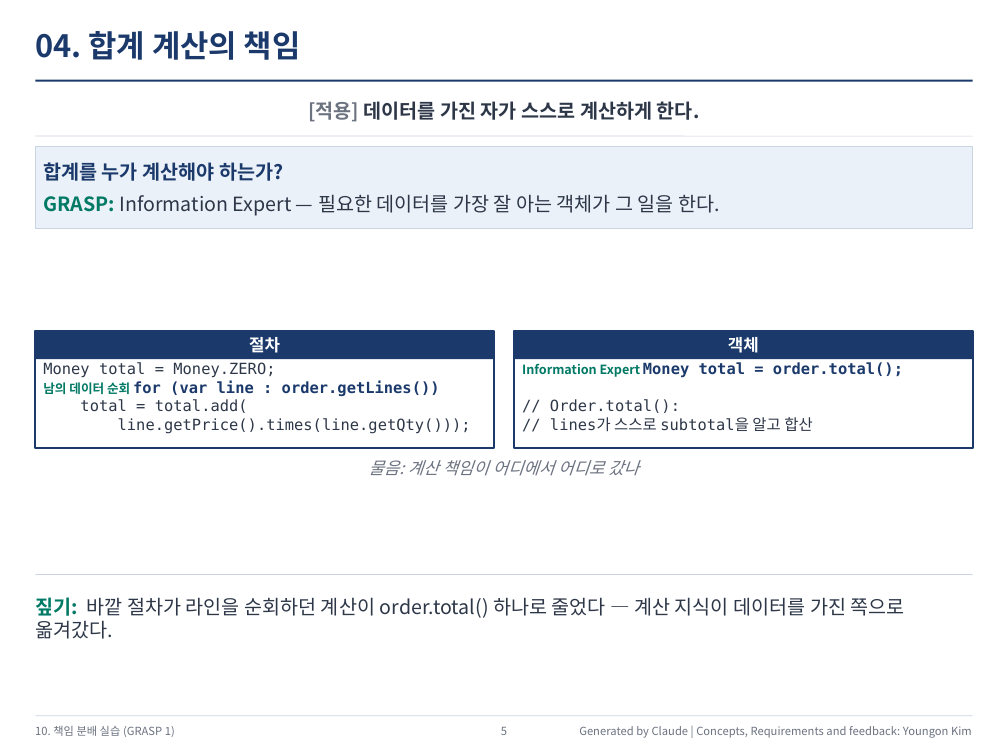
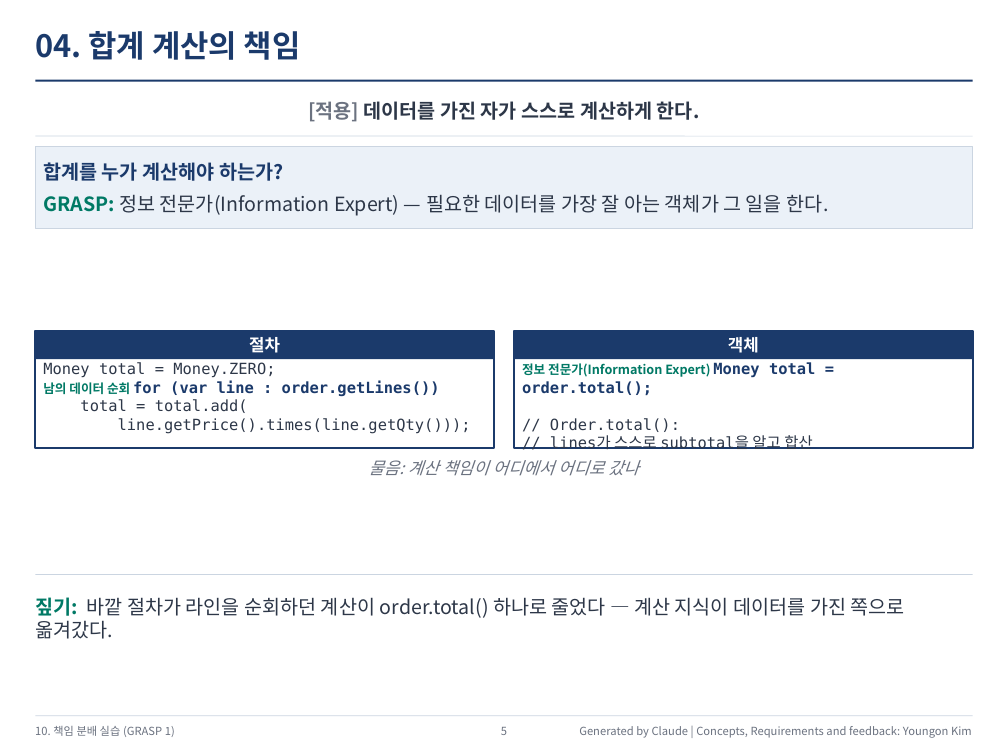
Before and after one commit to YoungSan77/TrainingMaterials, a slide deck: slide 5 of courses/ooad/out/Course_Session10_Output.pptx. Drawn at 1008x756 pixels with LibreOffice and Linux fonts; fonts in the diff are those of the drawing. Boxes give left, top, right and bottom in pixels: in the first picture for what was removed or moved away, otherwise in the second. Text is boxed around its words. In the diff, an @@ line names an element or a change of style, - is before the commit and + after.

```diff
--- a/courses/ooad/out/Course_Session10_Output.pptx
+++ b/courses/ooad/out/Course_Session10_Output.pptx
@@ text in rectangle at (43,194,828,216): text changed @@
-GRASP: Information Expert — 필요한 데이터를 가장 잘 아는 객체가 그 일을 한다.
+GRASP: 정보 전문가(Information Expert) — 필요한 데이터를 가장 잘 아는 객체가 그 일을 한다.
@@ text at (522,362,815,395): text changed @@
-Information Expert Money total = order.total();
+정보 전문가(Information Expert) Money total = order.total();
```
Also in this commit, not shown: 6 other slides changed, 3 other files.
